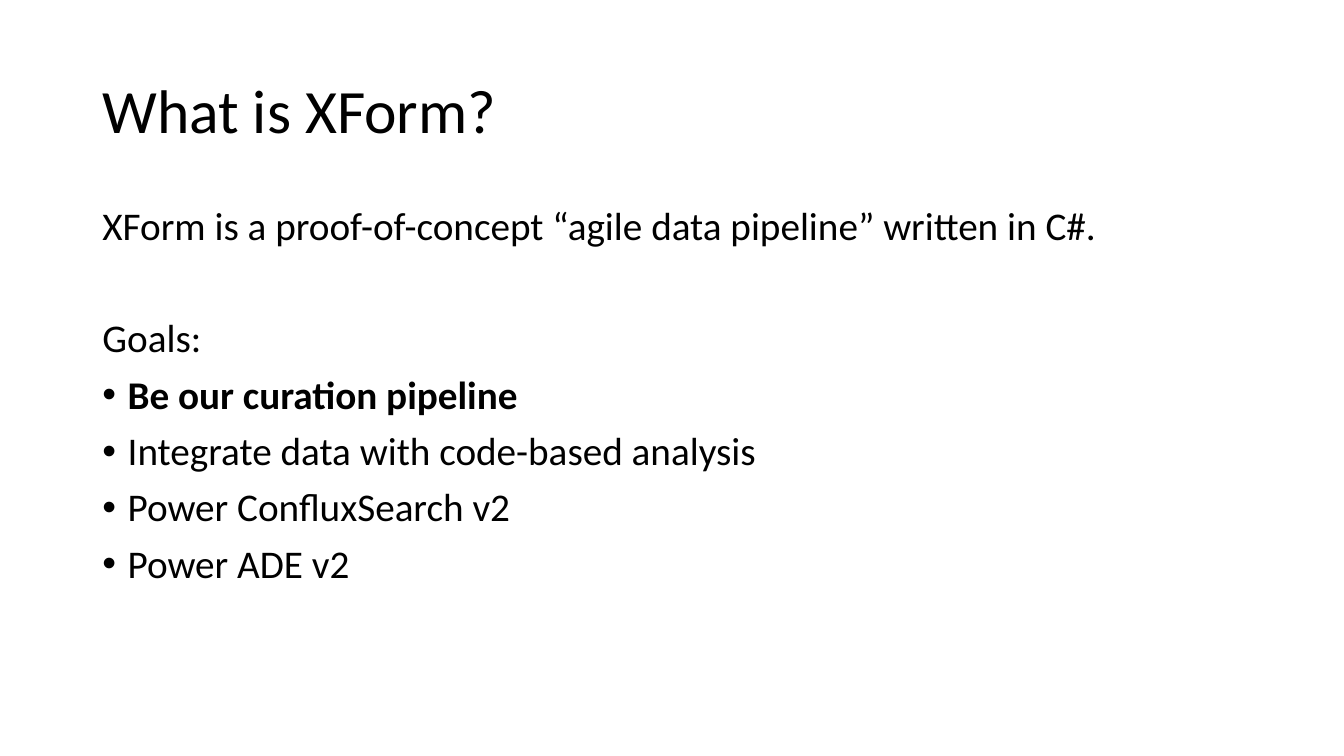
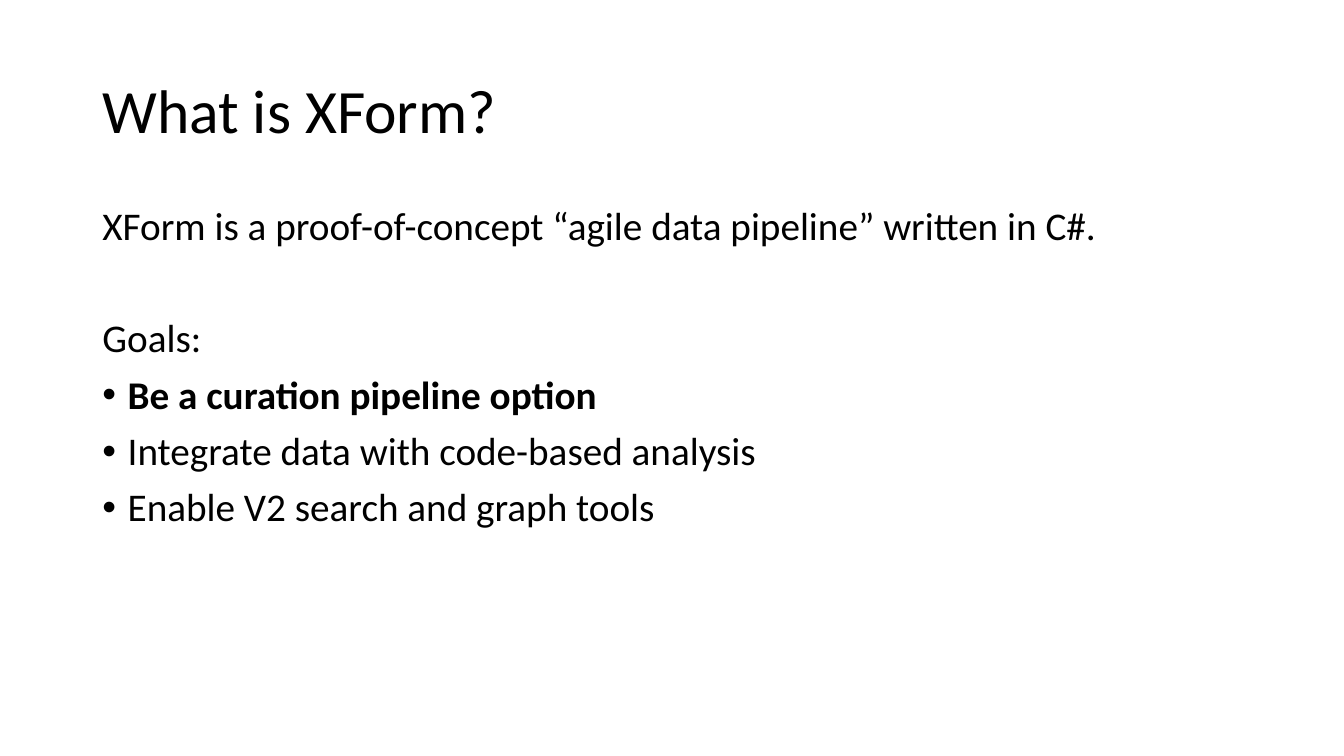
Before and after one commit to microsoft/elfie-arriba, a slide deck: slide 2 of XForm/XForm Demo.pptx. Drawn at 1344x756 pixels with LibreOffice and Linux fonts; fonts in the diff are those of the drawing. Boxes give left, top, right and bottom in pixels: in the first picture for what was removed or moved away, otherwise in the second. Text is boxed around its words. In the diff, an @@ line names an element or a change of style, - is before the commit and + after.

Commit message:
XForm: Basics working again with LocalFileStreamProvider.

```diff
--- a/XForm/XForm Demo.pptx
+++ b/XForm/XForm Demo.pptx
@@ text at <box>128,381,597,415</box>: text changed @@
-• Be our curation pipeline
+• Be a curation pipeline option
@@ text at <box>128,493,654,528</box>: text changed @@
-• Power ConfluxSearch v2
-• Power ADE v2
+• Enable V2 search and graph tools
```
Also in this commit, not shown: 1 other slide changed, 3 other files.
